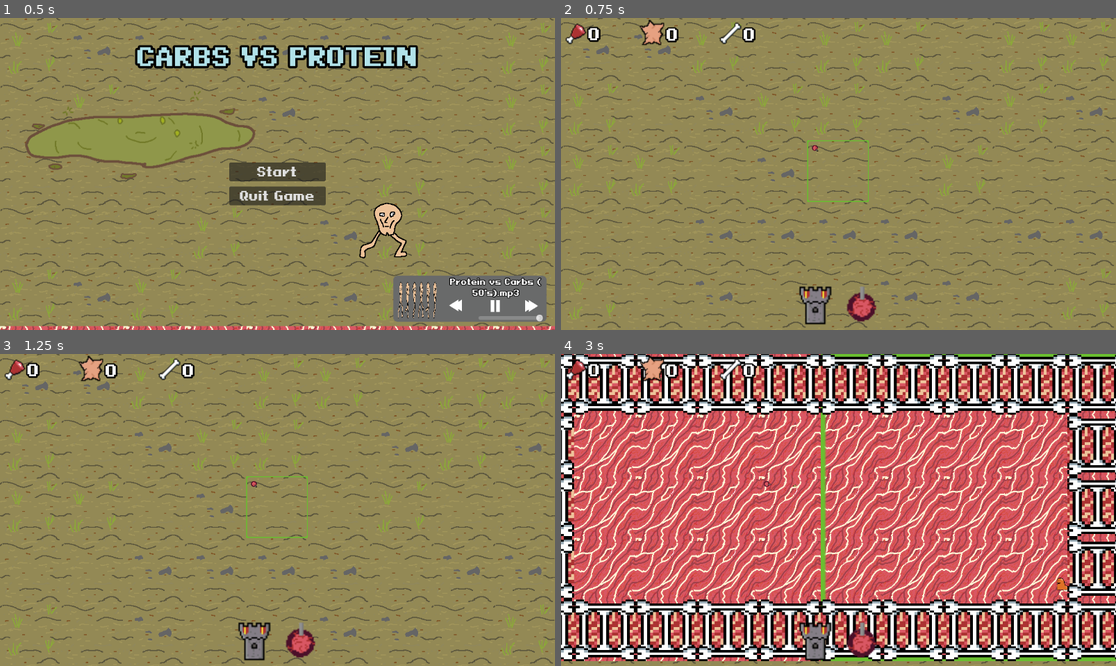
Above: before the commit, frames 1-4 (two rows, left to right).
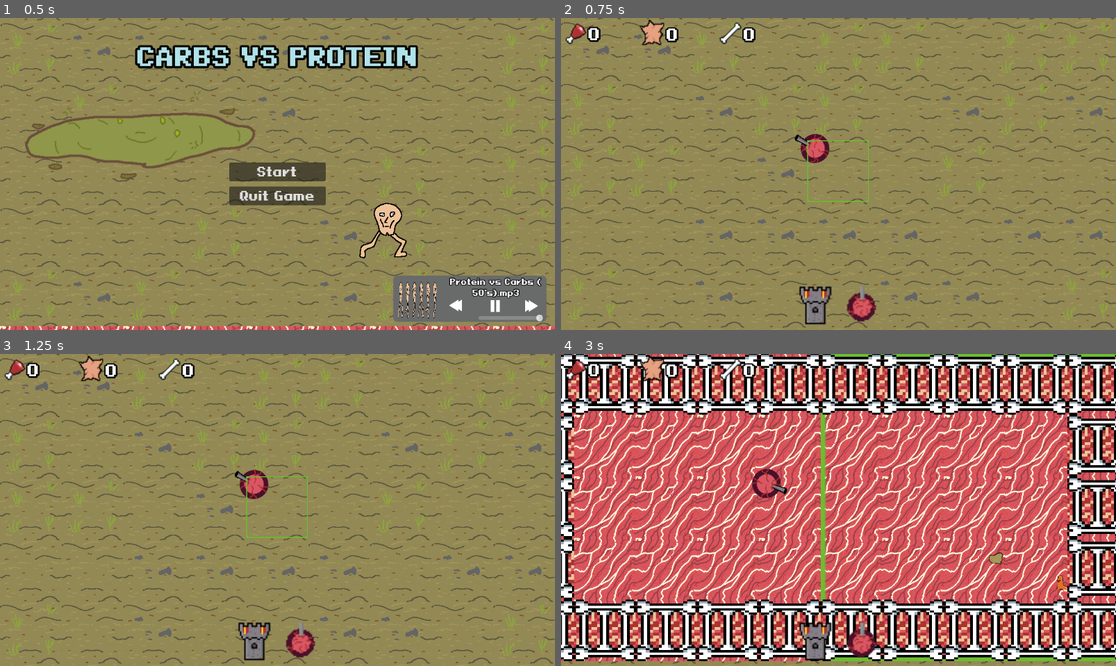
Above: after the commit, the same moments.

Repository: PhilipSBeck/Ludum-Dare-56
Game: Godot game, scene res://Levels/TitleScreen.tscn
Two runs of this game, one before a commit and one after it. Both use one fixed random seed, a clock stepped at 60 frames per second and the inputs below. Sound files missing from this copy of the repository are replaced by a short silence.
Inputs (mouse positions are in pixels of both pictures, inside the frame that each line leads up to):
- Up to frame 1 (0.5 s): no input
- Up to frame 2 (0.75 s): click "Start" at 0.5 s
- Up to frame 3 (1.25 s): no input
- Up to frame 4 (3 s): click (816, 644) at 1.25 s; click (860, 644) at 2 s; move the mouse to (960, 494) at 2.77 s; hold Right (ui_right) from 2.78 s (still down); click (960, 494) at 2.85 s

Frame 1 is identical in both runs. In frame 2, 0.4% of the frame differs, in the area x 42-49%, y 37-47%; in frame 3, 0.4%; in frame 4, 0.5%, in the area x 34-92%, y 36-76%.

Commit message:
make enemies attack turret and turret target closest enemy

Diff:
--- a/Levels/TitleScreen.tscn
+++ b/Levels/TitleScreen.tscn
@@ -40,5 +40,4 @@
 [node name="Scrote" parent="." instance=ExtResource("5_8dhs3")]
 position = Vector2(805, 437)
 
-[connection signal="quit_button_pressed" from="TitleScreen" to="." method="_on_title_screen_quit_button_pressed"]
 [connection signal="start_button_pressed" from="TitleScreen" to="." method="_on_title_screen_start_button_pressed"]
--- a/Levels/main.tscn
+++ b/Levels/main.tscn
@@ -21,6 +21,7 @@
 [node name="Turrets" type="Node2D" parent="."]
 
 [node name="Turret" parent="Turrets" instance=ExtResource("3_i0156")]
+scale = Vector2(5, 5)
 
 [node name="TileHighlight" type="Sprite2D" parent="."]
 position = Vector2(190, 320)
--- a/Scripts/Units/Enemies/enemies.gd
+++ b/Scripts/Units/Enemies/enemies.gd
@@ -41,7 +41,18 @@
 	set_target(enemy)
 
 func set_target(enemy) -> void:
-	enemy.target_position = get_global_mouse_position()
+	var closest_turret = null
+	var closest = 99999999
+
+	for turret in get_parent().get_node("Turrets").get_children():
+		if turret is Node2D:
+			var dist = abs(turret.position.x - position.x) + abs(turret.position.y - position.y)
+			if dist < closest:
+				closest = dist
+				closest_turret = turret
+
+	if closest_turret:
+		enemy.target_position = Vector2(closest_turret.position.x, closest_turret.position.y)
 
 func get_random_edge_position() -> Vector2:
 	# Choose a random edge: 0 = top, 1 = right, 2 = bottom, 3 = left
--- a/Scripts/Units/Turrets/turret.gd
+++ b/Scripts/Units/Turrets/turret.gd
@@ -1,15 +1,15 @@
 extends Node2D
 
 @export var potato_scene: PackedScene
-@export var fire_rate: float = 0.1
-@export var projectile_speed: float = 500.0
+@export var fire_rate: float = 0.3
+@export var projectile_speed: float = 1000.0
 
 var last_shot_time: float = 0.0
 
 func _process(delta: float):
 	last_shot_time += delta
 
-	if Input.is_action_just_pressed("ui_click") and last_shot_time >= fire_rate:
+	if get_target() != Vector2(0, 0) and last_shot_time >= fire_rate:
 		shoot_potato()
 		last_shot_time = 0.0
 
@@ -20,7 +20,23 @@
 
 	potato.position = Vector2(0, 0)
 
-	var mouse_position = get_global_mouse_position()
-	var direction = (mouse_position - $".".position).normalized()
+	var enemy_position = get_target()
+	var direction = (enemy_position - $".".position).normalized()
 	potato.velocity = direction * projectile_speed
 	potato.rotation = direction.angle()
+
+func get_target() -> Vector2:
+	var closest_enemy = null
+	var closest = 999999
+
+	for enemy in get_parent().get_parent().get_node("Enemies").get_children():
+		var dist = abs(enemy.position.x - position.x) + abs(enemy.position.y - position.y)
+
+		if dist < closest:
+			closest = dist
+			closest_enemy = enemy
+
+	if closest_enemy:
+		return Vector2(closest_enemy.position.x, closest_enemy.position.y)
+	else:
+		return Vector2(0, 0)
--- a/Scripts/Units/Turrets/turret_sprite.gd
+++ b/Scripts/Units/Turrets/turret_sprite.gd
@@ -4,9 +4,9 @@
 	$".".play("default")
 
 func _process(delta):
-	var mouse_pos = get_global_mouse_position()
+	var enemy_pos = get_parent().get_target()
 
-	var direction = mouse_pos - global_position
+	var direction = enemy_pos - global_position
 	var angle_to_mouse = direction.angle() + PI / 2
 
 	rotation = angle_to_mouse
--- a/Unit/Enemy.tscn
+++ b/Unit/Enemy.tscn
@@ -1,7 +1,8 @@
-[gd_scene load_steps=7 format=3 uid="uid://gl5n4qwltrfa"]
+[gd_scene load_steps=8 format=3 uid="uid://gl5n4qwltrfa"]
 
 [ext_resource type="Script" path="res://Scripts/Units/Enemies/enemy.gd" id="1_l1aak"]
 [ext_resource type="Texture2D" uid="uid://c4okcpbsryxyl" path="res://Art/Units/Enemies/Enemy1SpriteSheet-Sheet.png" id="1_rlqyn"]
+[ext_resource type="Script" path="res://Scripts/Units/Enemies/animated_sprite.gd" id="3_qh4b0"]
 
 [sub_resource type="AtlasTexture" id="AtlasTexture_krk1y"]
 atlas = ExtResource("1_rlqyn")
@@ -40,6 +41,7 @@
 sprite_frames = SubResource("SpriteFrames_fpjwx")
 animation = &"walk"
 frame_progress = 0.273819
+script = ExtResource("3_qh4b0")
 
 [node name="CollisionShape2D" type="CollisionShape2D" parent="."]
 position = Vector2(0.5, 14)
